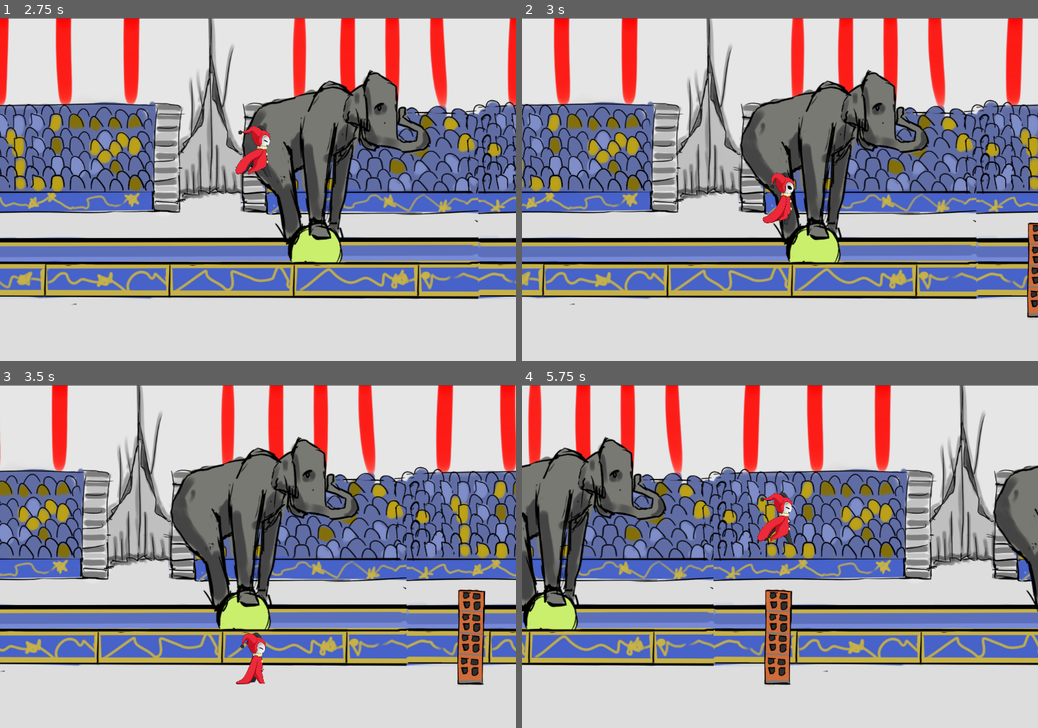
Above: before the commit, frames 1-4 (two rows, left to right).
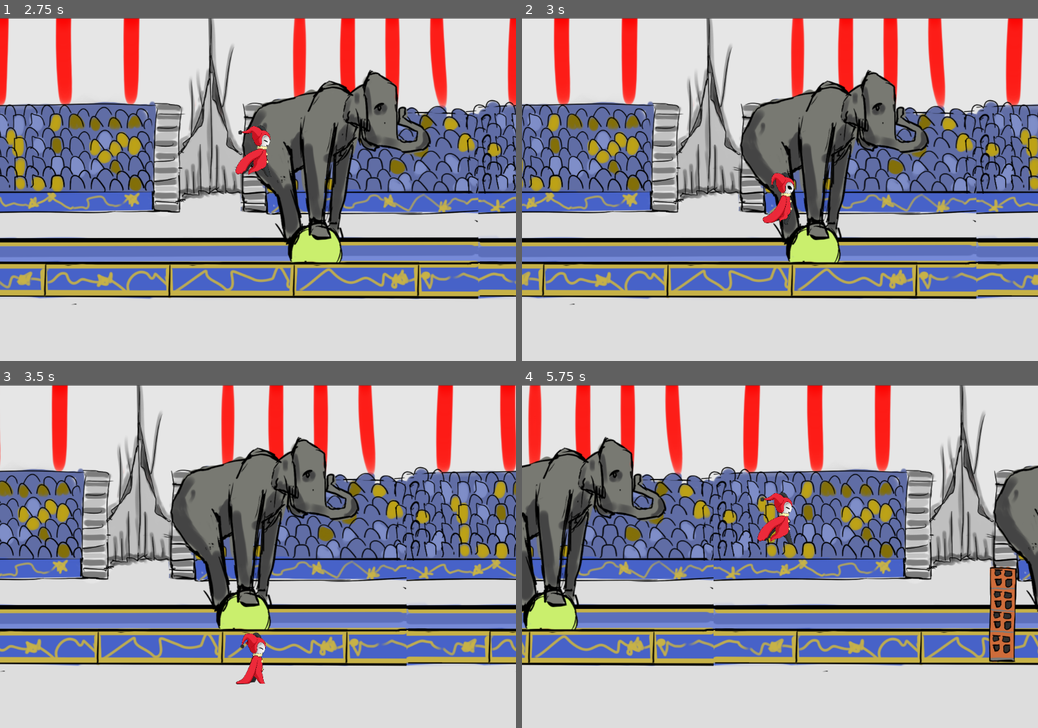
Above: after the commit, the same moments.

Repository: PrototipsUnpaz/penny-clowd
Game: Godot game, scene res://escenas/WorldTest.tscn
Two runs of this game, one before a commit and one after it. Both use one fixed random seed, a clock stepped at 60 frames per second and the inputs below.
Inputs (mouse positions are in pixels of both pictures, inside the frame that each line leads up to):
- Up to frame 1 (2.75 s): move the mouse to (371, 172) at 0.52 s; click (371, 172) at 0.6 s; move the mouse to (154, 206) at 1.27 s; click (154, 206) at 1.35 s; move the mouse to (309, 114) at 2.02 s; click (309, 114) at 2.1 s
- Up to frame 2 (3 s): move the mouse to (754, 258) at 2.77 s; click (754, 258) at 2.85 s
- Up to frame 3 (3.5 s): no input
- Up to frame 4 (5.75 s): move the mouse to (934, 607) at 3.52 s; click (934, 607) at 3.6 s; move the mouse to (625, 505) at 4.27 s; click (625, 505) at 4.35 s; move the mouse to (805, 556) at 5.02 s; click (805, 556) at 5.1 s

Frame 1 is identical in both runs. In frame 2, 0.6% of the frame differs, in the area x 97-100%, y 59-88%; in frame 3, 1.4%; in frame 4, 2.8%, in the area x 46-96%, y 52-88%.

Commit message:
intento de instanciar

Diff:
--- a/Position2D.gd
+++ b/Position2D.gd
@@ -1,5 +1,12 @@
 extends Position2D
 
 
-func _ready():
+var conoenemigo = preload ("res://escenas/enemigos/cono_enemigo/ConoEnemigo.gd")
+var visual = false
+export (String, "cono", "pared" ,"circulo") var obstaculo
+
+
+func _on_VisibilityNotifier2D_screen_entered():
+	print("visualizado position2d")
+
 	pass
--- a/escenas/WorldTest.tscn
+++ b/escenas/WorldTest.tscn
@@ -1,6 +1,7 @@
-[gd_scene load_steps=6 format=2]
+[gd_scene load_steps=7 format=2]
 
 [ext_resource path="res://escenas/player/Player.tscn" type="PackedScene" id=1]
+[ext_resource path="res://escenas/enemigos/intanciar-enemigos/instancia-enemigos.tscn" type="PackedScene" id=2]
 [ext_resource path="res://escenas/fondo/FondoMuestra.tscn" type="PackedScene" id=3]
 [ext_resource path="res://escenas/enemigos/circulo_fuego/CirculoFuego.tscn" type="PackedScene" id=4]
 [ext_resource path="res://escenas/enemigos/cono_enemigo/ConoEnemigo.tscn" type="PackedScene" id=5]
@@ -23,7 +24,7 @@
 scale = Vector2( 0.720968, 0.922322 )
 
 [node name="pared" parent="." instance=ExtResource( 6 )]
-position = Vector2( 1212.13, 528.833 )
+position = Vector2( 1682.45, 481.12 )
 scale = Vector2( 0.714437, 0.816655 )
 
 [node name="pared3" parent="." instance=ExtResource( 6 )]
@@ -38,3 +39,6 @@
 
 [node name="Sprite3" parent="." instance=ExtResource( 5 )]
 position = Vector2( 3517.58, 580.956 )
+
+[node name="Position2D" parent="." instance=ExtResource( 2 )]
+position = Vector2( 1009.03, 536.32 )
--- a/escenas/enemigos/circulo_fuego/CirculoFuego.gd
+++ b/escenas/enemigos/circulo_fuego/CirculoFuego.gd
@@ -16,13 +16,10 @@
 
 
 
-func _on_VisibilityNotifier2D_screen_entered():
-	activo = true
-	print("perom")
-	pass # Replace with function body.
+
 
 
 func _on_VisibilityNotifier2D_viewport_entered(viewport):
 	activo = true
-	print("perom")
+	print("visualizado")
 	pass # Replace with function body.
--- a/escenas/enemigos/circulo_fuego/CirculoFuego.tscn
+++ b/escenas/enemigos/circulo_fuego/CirculoFuego.tscn
@@ -30,10 +30,4 @@
 [node name="Sprite" type="Sprite" parent="."]
 z_index = 2
 texture = ExtResource( 3 )
-
-[node name="VisibilityNotifier2D" type="VisibilityNotifier2D" parent="."]
-position = Vector2( 2.97932, 55.6131 )
-scale = Vector2( 8.05095, 12.1226 )
 [connection signal="area_entered" from="Area2D" to="." method="_on_Area2D_area_entered"]
-[connection signal="screen_entered" from="VisibilityNotifier2D" to="." method="_on_VisibilityNotifier2D_screen_entered"]
-[connection signal="viewport_entered" from="VisibilityNotifier2D" to="." method="_on_VisibilityNotifier2D_viewport_entered"]
--- /dev/null
+++ b/escenas/enemigos/intanciar-enemigos/instancia-enemigos.tscn
@@ -0,0 +1,12 @@
+[gd_scene load_steps=2 format=2]
+
+[ext_resource path="res://Position2D.gd" type="Script" id=1]
+
+[node name="Position2D" type="Position2D"]
+script = ExtResource( 1 )
+
+[node name="VisibilityNotifier2D" type="VisibilityNotifier2D" parent="."]
+position = Vector2( 2.18469, 2.38328 )
+scale = Vector2( 5.58783, 2.86691 )
+[connection signal="screen_entered" from="VisibilityNotifier2D" to="." method="_on_VisibilityNotifier2D_screen_entered"]
+[connection signal="viewport_entered" from="VisibilityNotifier2D" to="." method="_on_VisibilityNotifier2D_viewport_entered"]
--- a/escenas/enemigos/pared_enemigo/ParedEnemigo.gd
+++ b/escenas/enemigos/pared_enemigo/ParedEnemigo.gd
@@ -14,5 +14,5 @@
 
 
 func _on_VisibilityEnabler2D_screen_entered():
-	print("perom")
+	print("visuaizado pared")
 	pass # Replace with function body.
--- a/escenas/player/Player.gd
+++ b/escenas/player/Player.gd
@@ -4,7 +4,7 @@
 var velocity = Vector2()
 
 func _physics_process(delta):
-	print(global_position.y)
+
 	if global_position.y < 570:
 		velocity.y += 10
 	if global_position. y >=570:
